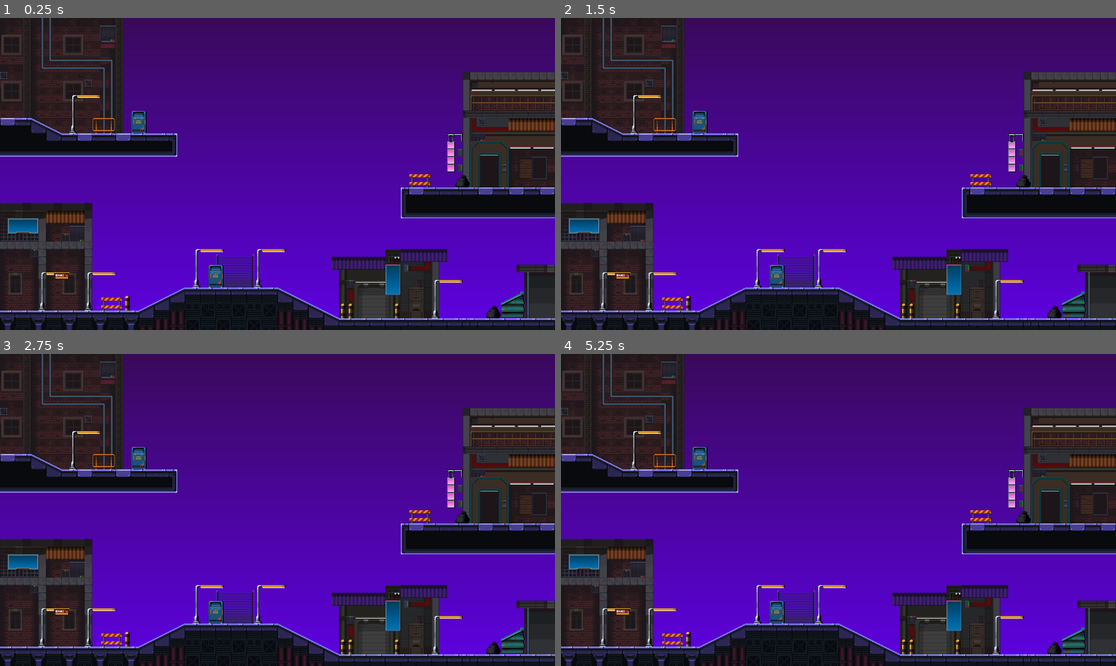
Above: before the commit, frames 1-4 (two rows, left to right).
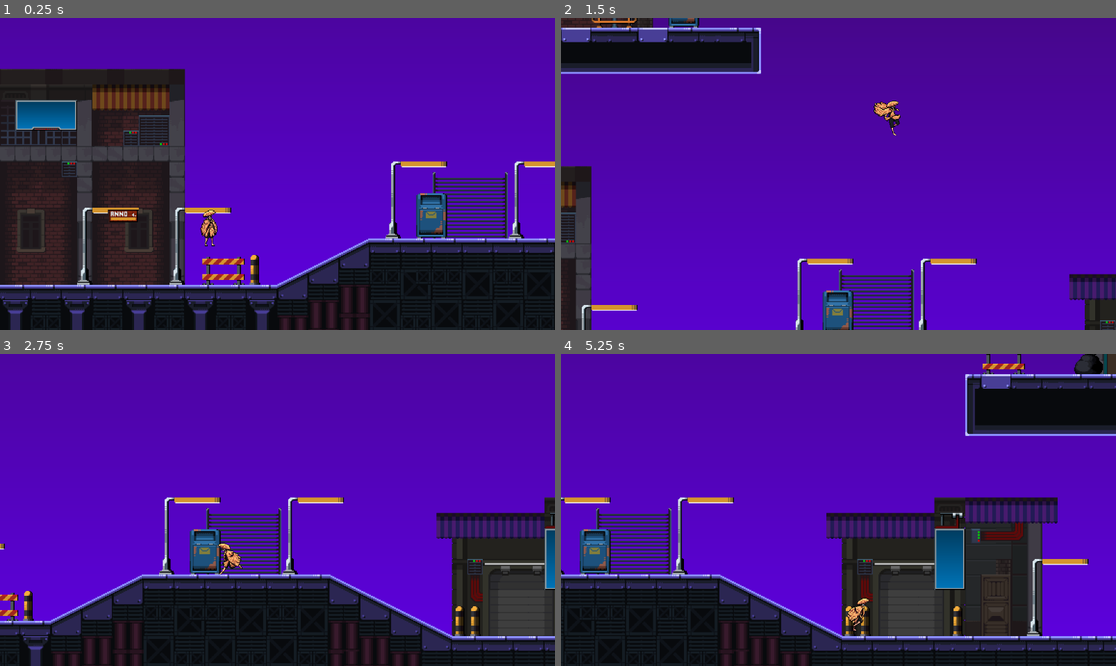
Above: after the commit, the same moments.

Repository: Mtear5/Main_game_project
Game: Godot game, scene res://Level_1/level.tscn
Two runs of this game, one before a commit and one after it. Both use one fixed random seed, a clock stepped at 60 frames per second and the inputs below.
Inputs:
- Up to frame 1 (0.25 s): no input
- Up to frame 2 (1.5 s): hold Right (ui_right) from 0.53 s (still down); tap Up (ui_up) at 0.77 s
- Up to frame 3 (2.75 s): tap Up (ui_up) at 1.52 s; release Right (ui_right) at 2.03 s; hold Left (ui_left) from 2.03 s (still down)
- Up to frame 4 (5.25 s): release Left (ui_left) at 2.78 s; hold Right (ui_right) 2.78-4.28 s; tap Up (ui_up) at 3.02, 3.77, 4.52 s; hold Left (ui_left) 4.28-5.03 s; hold Right (ui_right) from 5.03 s (still down)

The runs differ from the first frame. In frame 1, 84% of the frame differs, in the area x 0-100%, y 0-100%; in frame 2, 62%; in frame 3, 90%; in frame 4, 87%.

Commit message:
Без особых изменений

Diff:
--- a/Level_1/level.tscn
+++ b/Level_1/level.tscn
@@ -1,9 +1,10 @@
-[gd_scene load_steps=11 format=4 uid="uid://cbdqc7j4j88l8"]
+[gd_scene load_steps=12 format=4 uid="uid://cbdqc7j4j88l8"]
 
 [ext_resource type="Texture2D" uid="uid://dkldcpq7d8y6t" path="res://Level_Asset/Background/Base Color.png" id="1_br1yh"]
 [ext_resource type="Texture2D" uid="uid://bissiaobmdwrf" path="res://Level_Asset/Assets/Buildings.png" id="2_3s10s"]
 [ext_resource type="Texture2D" uid="uid://clc0bjsojys12" path="res://Level_Asset/Assets/Props-01.png" id="3_c864j"]
 [ext_resource type="Texture2D" uid="uid://cprw84t8e4mic" path="res://Level_Asset/Assets/Tiles.png" id="4_iqe17"]
+[ext_resource type="PackedScene" uid="uid://cblcbftxqsgsy" path="res://Player/character_body_2d.tscn" id="5_k1xbh"]
 
 [sub_resource type="TileSetAtlasSource" id="TileSetAtlasSource_hyehu"]
 texture = ExtResource("2_3s10s")
@@ -407,7 +408,9 @@
 1:0/0 = 0
 1:0/0/physics_layer_0/polygon_0/points = PackedVector2Array(-8, -8, 8, -8, 8, 8, -8, 8)
 2:0/0 = 0
+2:0/0/physics_layer_0/polygon_0/points = PackedVector2Array(8, -8, 8, 8, 8, 8, -8, 8, -8, -8)
 3:0/0 = 0
+3:0/0/physics_layer_0/polygon_0/points = PackedVector2Array(8, -8, 8, 8, 8, 8, -8, 8, -8, -8)
 4:0/0 = 0
 5:0/0 = 0
 0:1/0 = 0
@@ -449,15 +452,23 @@
 5:6/0 = 0
 5:6/0/physics_layer_0/polygon_0/points = PackedVector2Array(-8, -8, 8, -8, 8, 8, -8, 8)
 0:7/0 = 0
+0:7/0/physics_layer_0/polygon_0/points = PackedVector2Array(-0.125, -4, 8, -0.25, 8, 8, -8, 8, -8, -8)
 1:7/0 = 0
+1:7/0/physics_layer_0/polygon_0/points = PackedVector2Array(1, 4.25, 8, 8, 8, 8, -8, 8, -8, -0.125)
 2:7/0 = 0
+2:7/0/physics_layer_0/polygon_0/points = PackedVector2Array(0.75, 3.5, 8, -0.125, 8, 8, -8, 8)
 3:7/0 = 0
+3:7/0/physics_layer_0/polygon_0/points = PackedVector2Array(-0.125, -4, 8, -8, 8, 8, -8, 8, -8, -0.25)
 4:7/0 = 0
 5:7/0 = 0
 0:8/0 = 0
+0:8/0/physics_layer_0/polygon_0/points = PackedVector2Array(8, -8, 8, 8, 8, 8, -8, 8, -8, -8)
 1:8/0 = 0
+1:8/0/physics_layer_0/polygon_0/points = PackedVector2Array(8, -8, 8, 8, 8, 8, -8, 8, -8, -8)
 2:8/0 = 0
+2:8/0/physics_layer_0/polygon_0/points = PackedVector2Array(-8, -8, 8, -8, 8, 8, -8, 8)
 3:8/0 = 0
+3:8/0/physics_layer_0/polygon_0/points = PackedVector2Array(-8, -8, 8, -8, 8, 8, -8, 8)
 4:8/0 = 0
 5:8/0 = 0
 
@@ -487,3 +498,6 @@
 [node name="TileMapLayer3" type="TileMapLayer" parent="."]
 tile_map_data = PackedByteArray("AAAAACYAAAAAAAAAAAABACYAAAABAAAAAAACACYAAAAAAAAAAAADACYAAAABAAAAAAAEACYAAAAAAAAAAAAFAC …(6496 unchanged characters)…
 tile_set = SubResource("TileSet_360k5")
+
+[node name="Player" parent="." instance=ExtResource("5_k1xbh")]
+position = Vector2(217, 522)
--- a/project.godot
+++ b/project.godot
@@ -17,4 +17,5 @@
 
 [rendering]
 
+textures/canvas_textures/default_texture_filter=0
 renderer/rendering_method="mobile"
